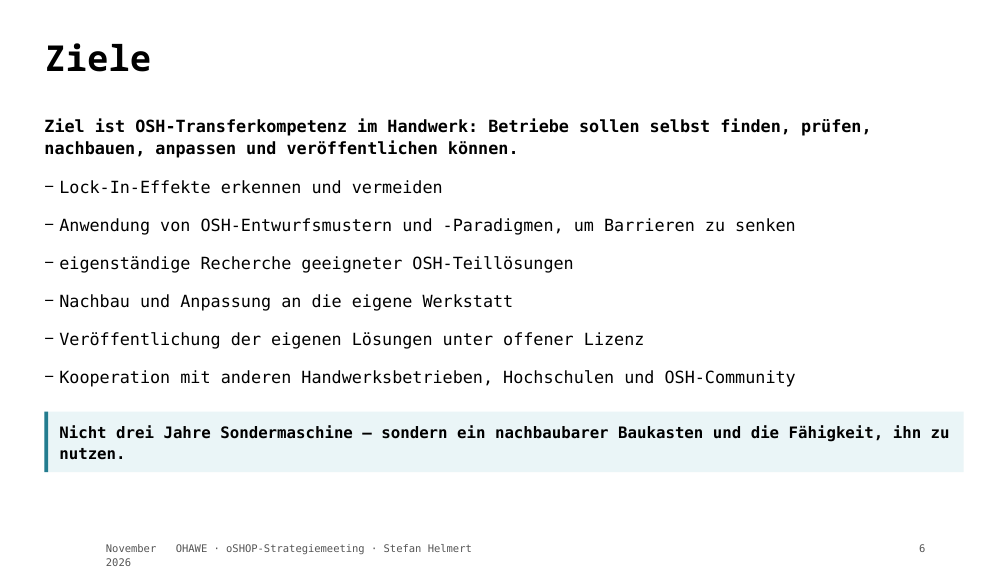
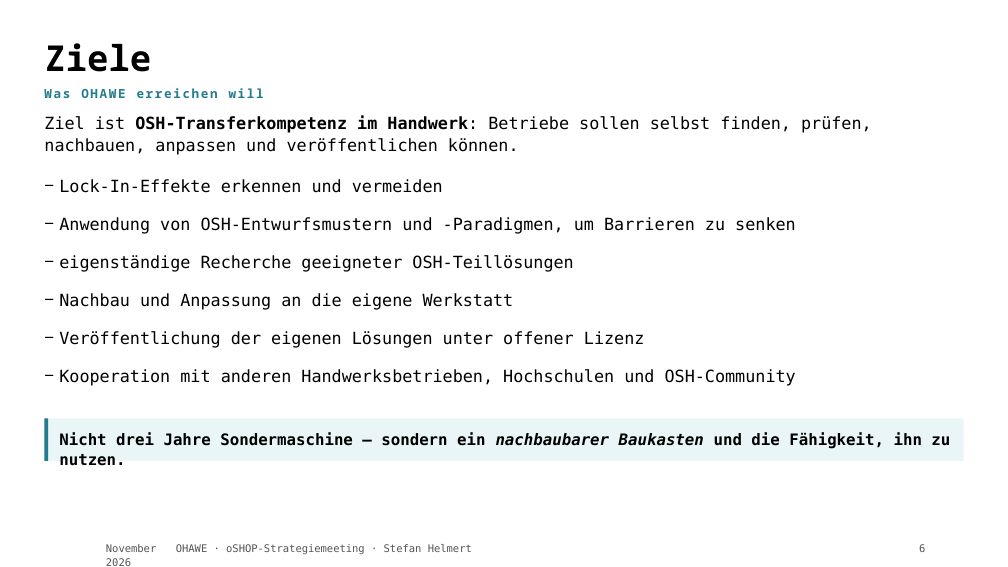
Before and after one commit to TheTesla/slides-oshop-strategieemeeting-ohawe, a slide deck: slide 6 of ohawe-strategie.pptx. Drawn at 1008x567 pixels with LibreOffice and Linux fonts; fonts in the diff are those of the drawing; background and template pictures are left out. Boxes give left, top, right and bottom in pixels: in the first picture for what was removed or moved away, otherwise in the second. Text is boxed around its words. In the diff, an @@ line names an element or a change of style, - is before the commit and + after.

```diff
--- a/ohawe-strategie.pptx
+++ b/ohawe-strategie.pptx
@@ text added at <box>44,88,264,98</box>, 12 pt, text #237C8F, bold @@
+Was OHAWE erreichen will
@@ text "Ziel ist OSH-Transferkompetenz im Handwerk: ..." at <box>44,116,872,155</box>: bold off in "Ziel ist Handwerk: Betriebe sollen selbst finden, ..." @@
@@ rectangle: place and size @@
-rectangle at <box>45,412,964,473</box>
+rectangle at <box>45,418,964,461</box>
@@ rectangle: place and size @@
-rectangle at <box>45,412,48,473</box>
+rectangle at <box>45,418,48,461</box>
@@ text "Nicht drei Jahre Sondermaschine — ..." at <box>59,432,950,466</box>: italic on in "nachbaubarer Baukasten" @@
```
Also in this commit, not shown: 10 other slides changed, 2 other files.
